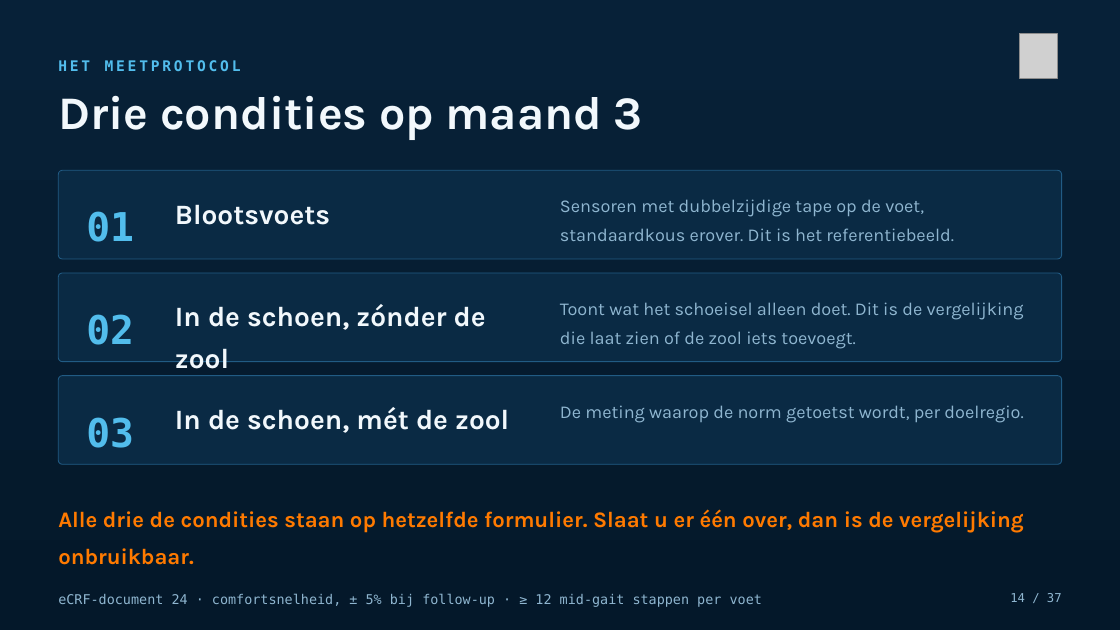
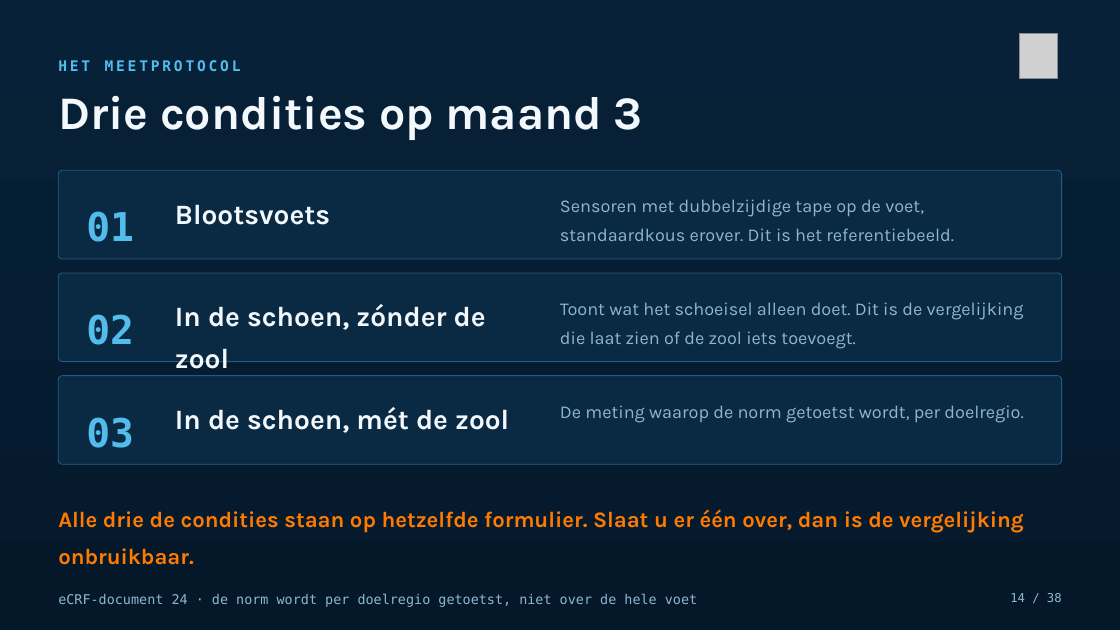
Before and after one commit to Dellfs/paradise-project, a slide deck: slide 14 of PARADISE_presentatie/PARADISE_opleidingssessie_voetklinieken.pptx. Drawn at 1120x630 pixels with LibreOffice and Linux fonts; fonts in the diff are those of the drawing; grey boxes stand for pictures. Boxes give left, top, right and bottom in pixels: in the first picture for what was removed or moved away, otherwise in the second. Text is boxed around its words. In the diff, an @@ line names an element or a change of style, - is before the commit and + after.

```diff
--- a/PARADISE_presentatie/PARADISE_opleidingssessie_voetklinieken.pptx
+++ b/PARADISE_presentatie/PARADISE_opleidingssessie_voetklinieken.pptx
@@ text at box(58, 593, 697, 607): text changed @@
-eCRF-document 24 · comfortsnelheid, ± 5% bij follow-up · ≥ 12 mid-gait stappen per voet
+eCRF-document 24 · de norm wordt per doelregio getoetst, niet over de hele voet
@@ text at box(1010, 593, 1062, 602): text changed @@
-14 / 37
+14 / 38
```
Also in this commit, not shown: 35 other slides changed, 1 slide added, 1 other file.
